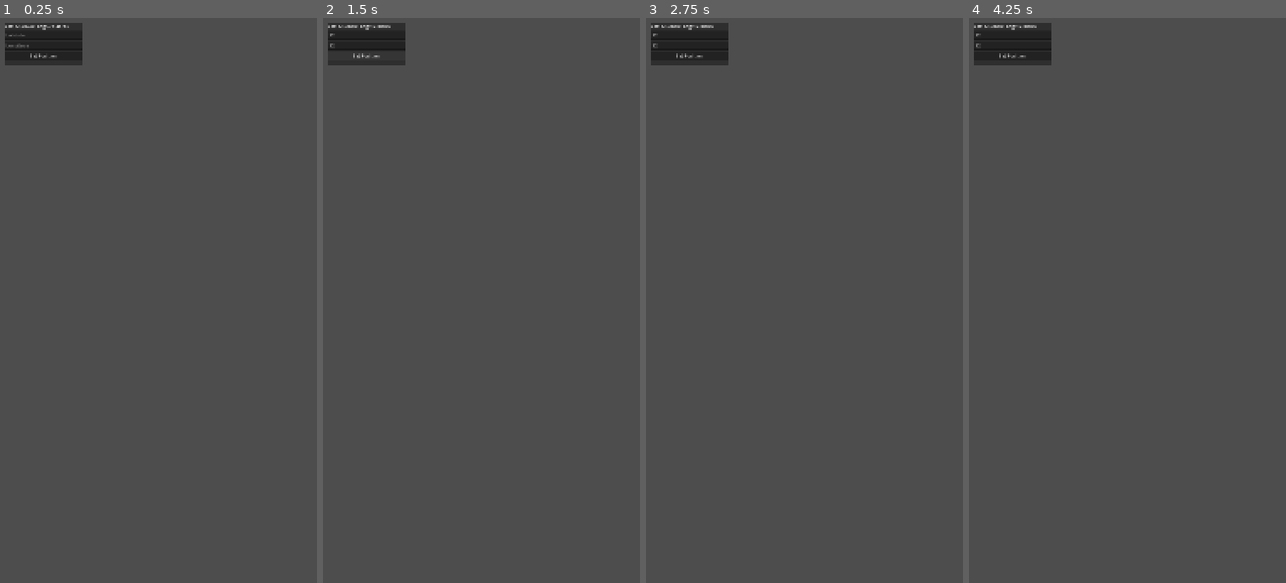
Above: before the commit, frames 1-4 (left to right).
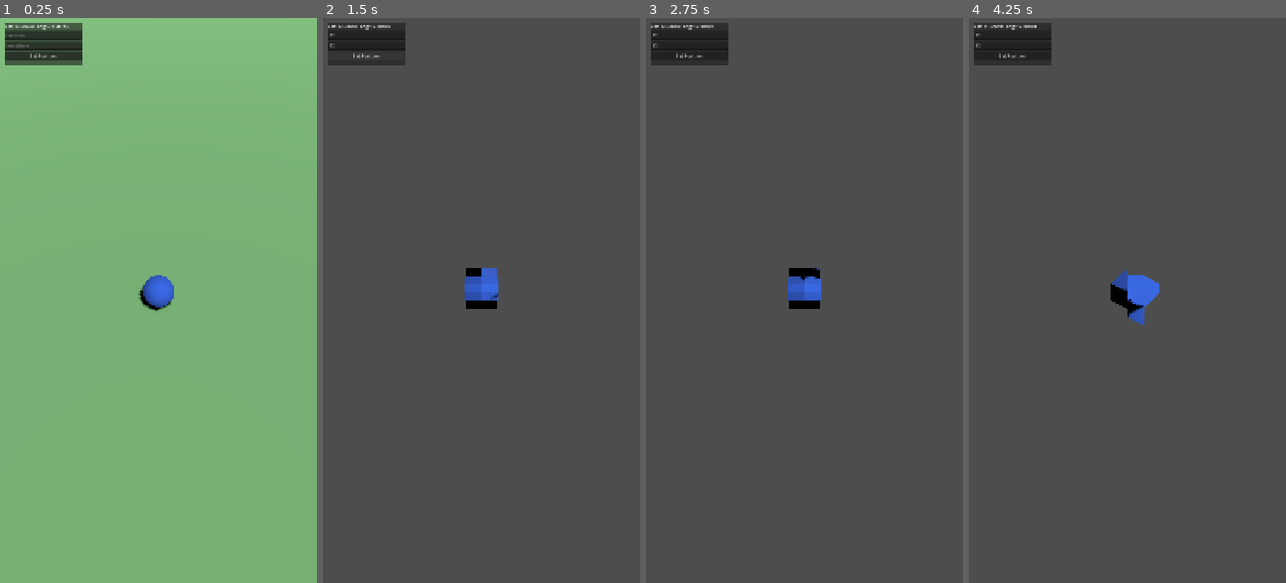
Above: after the commit, the same moments.

Repository: Dominic339/Shared-Skies
Game: Godot game, scene res://scenes/Main.tscn
The game is run twice, just before and just after one commit, with the same random seed, the same clock (stepped at 60 frames per second) and the same inputs.
Inputs (mouse positions are in pixels of both pictures, inside the frame that each line leads up to):
- Up to frame 1 (0.25 s): no input
- Up to frame 2 (1.5 s): click (367, 34) at 0.52 s; type "12" at 0.6 s; click (367, 46) at 0.75 s; type "12" at 0.83 s; click "Set Position" at 1.25 s
- Up to frame 3 (2.75 s): tap Enter at 2 s; move the mouse to (874, 272) at 2.02 s; hold D from 2.03 s (still down); click (874, 272) at 2.17 s
- Up to frame 4 (4.25 s): release D at 2.75 s; tap Space at 2.75 s; drag from (1064, 328) to (1111, 413) at 2.77 s; tap Enter at 3.5 s; move the mouse to (1159, 176) at 3.52 s; hold D from 3.53 s (still down)

The runs differ from the first frame. In frame 1, 99% of the frame differs, in the area x 0-100%, y 0-100%; in frame 2, 0.7%; in frame 3, 0.7%; in frame 4, 0.9%.
Error before the commit: Parse Error: Cannot infer the type of "is_first" variable because the value doesn't have a set type. (res://scripts/main.gd:105)

Commit message:
Fix type inference error by giving LandmarkMarker a real class_name
`var is_first := not marker.visited` failed to compile because
marker was typed as the generic Area3D everywhere, which has no
.visited property -- only the LandmarkMarker script does. Godot's
static analyzer can't infer a type through a member the declared
type doesn't have. Added `class_name LandmarkMarker` and switched
every marker-typed signal/parameter/variable (in main.gd,
landmark_display_ui.gd, and the tapped signal itself) from Area3D to
LandmarkMarker, so the compiler actually knows about
.visited/.in_range/.landmark_id/etc.

Co-Authored-By: Claude Sonnet 5 <noreply@anthropic.com>
Claude-Session: https://claude.ai/code/session_01AHmiCVGuG2bKpEKrF4VL2r

Diff:
--- a/client/scripts/landmark_display_ui.gd
+++ b/client/scripts/landmark_display_ui.gd
@@ -11,7 +11,7 @@
 	hide()
 
 
-func show_landmark(marker: Area3D) -> void:
+func show_landmark(marker: LandmarkMarker) -> void:
 	name_label.text = marker.landmark_name
 	category_label.text = "Category: %s" % marker.category
 	code_label.text = marker.code
--- a/client/scripts/landmark_marker.gd
+++ b/client/scripts/landmark_marker.gd
@@ -1,6 +1,7 @@
+class_name LandmarkMarker
 extends Area3D
 
-signal tapped(marker: Area3D)
+signal tapped(marker: LandmarkMarker)
 
 var landmark_id: String = ""
 var code: String = ""
--- a/client/scripts/main.gd
+++ b/client/scripts/main.gd
@@ -61,7 +61,7 @@
 
 
 func _check_proximity() -> void:
-	for marker: Area3D in landmark_markers.get_children():
+	for marker: LandmarkMarker in landmark_markers.get_children():
 		var distance := player_marker.global_position.distance_to(marker.global_position)
 		marker.set_in_range(distance <= PROXIMITY_RADIUS_METERS)
 
@@ -73,7 +73,7 @@
 	print("Fetched %d published landmark(s)." % rows.size())
 
 	for row: Dictionary in rows:
-		var marker: Area3D = LandmarkMarkerScene.instantiate()
+		var marker: LandmarkMarker = LandmarkMarkerScene.instantiate()
 		landmark_markers.add_child(marker)
 		marker.landmark_id = row.get("id", "")
 		marker.code = row.get("code", "")
@@ -89,19 +89,19 @@
 		"visits", "select=landmark_id&wayfinder_id=eq.%s" % SupabaseClient.user_id
 	)
 	for row: Dictionary in rows:
-		var marker: Area3D = markers_by_landmark_id.get(row.get("landmark_id", ""))
+		var marker: LandmarkMarker = markers_by_landmark_id.get(row.get("landmark_id", ""))
 		if marker:
 			marker.set_visited(true)
 	print("%d Landmark(s) already visited." % rows.size())
 
 
-func _on_landmark_marker_tapped(marker: Area3D) -> void:
+func _on_landmark_marker_tapped(marker: LandmarkMarker) -> void:
 	landmark_display.show_landmark(marker)
 	if marker.in_range:
 		await _record_visit(marker)
 
 
-func _record_visit(marker: Area3D) -> void:
+func _record_visit(marker: LandmarkMarker) -> void:
 	var is_first := not marker.visited
 	marker.set_visited(true)  # optimistic -- avoids double-recording if tapped again before this resolves
 
